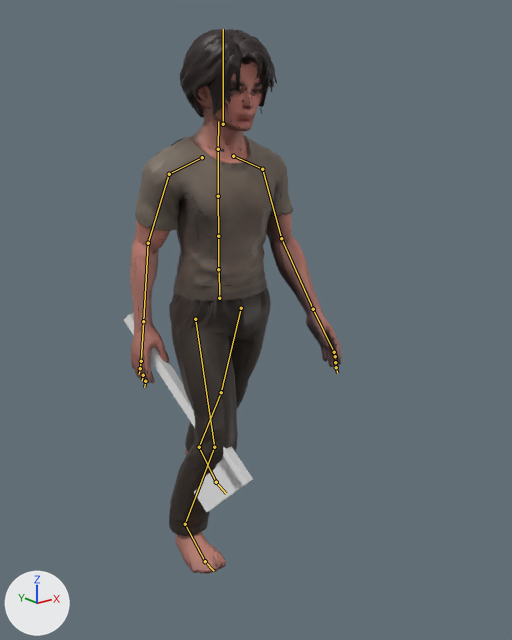
The Blender file Extras/ThorvayneHero_source.blend, before and after one commit.
Before and after are seen from a camera (50 mm lens) standing at (-1.386, -1.907, 1.601) and looking at (0.054, -0.107, 0.881). The axes (+X, +Y, +Z) are drawn at lower left. The lights are the same throughout. The older version comes first. Both versions are drawn at frame 23 of the action 'Walk'; the numbers are the values there. The bones that change, and the others that lie on the model, are drawn over the model as lines.

In view in the first picture: 'Axe', 'HeroMesh'.
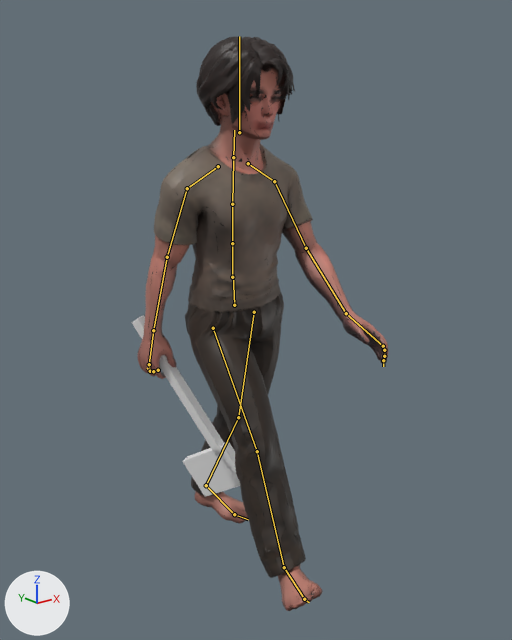
Changed parts and their boxes (x1, y1, x2, y2) in the pictures (512 x 640 px):
'HeroMesh', posed (18% wider)
    before: (130, 29, 342, 574)
    after: (138, 36, 388, 611)
'Axe', posed
    before: (124, 313, 253, 512)
    after: (131, 315, 240, 497)
bone 'mixamorig:Hips', root to tip
    before: (219, 298) to (219, 267)
    after: (234, 305) to (233, 274)
bone 'mixamorig:Spine', root to tip
    before: (218, 269) to (218, 236)
    after: (232, 277) to (232, 243)
bone 'mixamorig:Spine1', root to tip
    before: (218, 236) to (218, 196)
    after: (232, 243) to (232, 204)
bone 'mixamorig:Spine2', root to tip
    before: (218, 196) to (218, 151)
    after: (232, 204) to (233, 159)
bone 'mixamorig:Neck', root to tip
    before: (218, 149) to (218, 121)
    after: (233, 157) to (234, 130)
bone 'mixamorig:Head', root to tip
    before: (223, 124) to (223, 29)
    after: (239, 132) to (239, 36)
bone 'mixamorig:LeftShoulder', root to tip
    before: (233, 156) to (262, 169)
    after: (248, 163) to (274, 181)
bone 'mixamorig:LeftArm', root to tip
    before: (262, 169) to (281, 238)
    after: (274, 181) to (306, 248)
bone 'mixamorig:LeftForeArm', root to tip
    before: (281, 238) to (313, 309)
    after: (306, 248) to (346, 313)
bone 'mixamorig:LeftHand', root to tip
    before: (313, 309) to (334, 352)
    after: (346, 313) to (383, 346)
bone 'mixamorig:LeftHandIndex2', root to tip
    before: (335, 356) to (336, 362)
    after: (384, 350) to (385, 356)
bone 'mixamorig:LeftHandIndex3', root to tip
    before: (335, 362) to (337, 368)
    after: (384, 356) to (384, 362)
bone 'mixamorig:RightShoulder', root to tip
    before: (202, 157) to (169, 174)
    after: (218, 166) to (187, 188)
bone 'mixamorig:RightArm', root to tip
    before: (169, 174) to (148, 243)
    after: (187, 188) to (167, 257)
bone 'mixamorig:RightForeArm', root to tip
    before: (148, 243) to (143, 321)
    after: (167, 257) to (153, 330)
bone 'mixamorig:RightHand', root to tip
    before: (143, 321) to (141, 361)
    after: (153, 330) to (149, 364)
bone 'mixamorig:RightHandIndex1', root to tip
    before: (141, 361) to (140, 368)
    after: (149, 364) to (150, 371)
bone 'mixamorig:RightHandIndex2', root to tip
    before: (140, 368) to (139, 374)
    after: (150, 371) to (147, 368)
bone 'mixamorig:RightHandIndex3', root to tip
    before: (143, 375) to (142, 380)
    after: (153, 371) to (155, 370)
bone 'mixamorig:LeftUpLeg', root to tip
    before: (241, 308) to (221, 392)
    after: (254, 312) to (238, 417)
bone 'mixamorig:LeftLeg', root to tip
    before: (221, 392) to (199, 447)
    after: (238, 417) to (206, 485)
bone 'mixamorig:LeftFoot', root to tip
    before: (199, 447) to (216, 482)
    after: (206, 485) to (234, 514)
bone 'mixamorig:RightUpLeg', root to tip
    before: (195, 319) to (214, 447)
    after: (213, 328) to (257, 451)
bone 'mixamorig:RightLeg', root to tip
    before: (214, 447) to (185, 524)
    after: (257, 451) to (284, 567)
bone 'mixamorig:RightFoot', root to tip
    before: (185, 524) to (205, 561)
    after: (284, 567) to (304, 599)

The edits, one by one:
Bone 'mixamorig:Hips' (bone_mixamorig_hips) moves from (0.0, -0.011, 0.0) to (0.032, -0.033, 0.042).
Bone 'mixamorig:Hips' (bone_mixamorig_hips) turns from (0, 3, 0) to (1, 8, 4) degrees about its own x, y and z.
Bone 'mixamorig:Spine' (bone_mixamorig_spine) turns from (3, -4, 0) to (4, -5, -2) degrees about its own x, y and z.
Bone 'mixamorig:Spine1' (bone_mixamorig_spine1) turns from (0, -4, 0) to (1, -1, 0) degrees about its own x, y and z.
Bone 'mixamorig:Spine2' (bone_mixamorig_spine2) turns from (0, 0, 0) to (1, -1, 0) degrees about its own x, y and z.
Bone 'mixamorig:Neck' (bone_mixamorig_neck) turns from (0, 0, 0) to (-2, 0, 0) degrees about its own x, y and z.
Bone 'mixamorig:Head' (bone_mixamorig_head) turns from (-2, 0, 0) to (-5, -3, -1) degrees about its own x, y and z.
Bone 'mixamorig:LeftShoulder' (bone_mixamorig_leftshoulder) turns from (0, 0, 0) to (10, 3, 7) degrees about its own x, y and z.
Bone 'mixamorig:LeftArm' (bone_mixamorig_leftarm) turns from (29, -10, 9) to (11, 7, 27) degrees about its own x, y and z.
Bone 'mixamorig:LeftForeArm' (bone_mixamorig_leftforearm) turns from (1, 4, 3) to (1, 0, 9) degrees about its own x, y and z.
Bone 'mixamorig:LeftHand' (bone_mixamorig_lefthand) turns from (0, 0, 0) to (-15, -4, 8) degrees about its own x, y and z.
Bone 'mixamorig:LeftHandIndex2' (bone_mixamorig_lefthandindex2) turns from (0, 0, 0) to (19, -1, 2) degrees about its own x, y and z.
Bone 'mixamorig:LeftHandIndex3' (bone_mixamorig_lefthandindex3) turns from (0, 0, 0) to (7, 0, -1) degrees about its own x, y and z.
Bone 'mixamorig:RightShoulder' (bone_mixamorig_rightshoulder) turns from (0, 0, 0) to (6, 0, 2) degrees about its own x, y and z.
Bone 'mixamorig:RightArm' (bone_mixamorig_rightarm) turns from (26, -12, 19) to (23, -7, 17) degrees about its own x, y and z.
Bone 'mixamorig:RightForeArm' (bone_mixamorig_rightforearm) turns from (4, -9, -8) to (0, 0, 5) degrees about its own x, y and z.
Bone 'mixamorig:RightHand' (bone_mixamorig_righthand) turns from (0, 0, 0) to (6, -15, 3) degrees about its own x, y and z.
Bone 'mixamorig:RightHandIndex1' (bone_mixamorig_righthandindex1) turns from (0, 0, 0) to (-14, -6, -16) degrees about its own x, y and z.
Bone 'mixamorig:RightHandIndex2' (bone_mixamorig_righthandindex2) turns from (0, 0, 0) to (77, -15, -15) degrees about its own x, y and z.
Bone 'mixamorig:RightHandIndex3' (bone_mixamorig_righthandindex3) turns from (0, 0, 0) to (-31, -4, -22) degrees about its own x, y and z.
Bone 'mixamorig:LeftUpLeg' (bone_mixamorig_leftupleg) turns from (-22, 2, 0) to (-7, -6, -11) degrees about its own x, y and z.
Bone 'mixamorig:LeftLeg' (bone_mixamorig_leftleg) turns from (-6, 0, 0) to (-15, 8, -2) degrees about its own x, y and z.
Bone 'mixamorig:LeftFoot' (bone_mixamorig_leftfoot) turns from (-7, 1, 0) to (20, 5, 5) degrees about its own x, y and z.
Bone 'mixamorig:RightUpLeg' (bone_mixamorig_rightupleg) turns from (22, 2, 0) to (37, 9, 2) degrees about its own x, y and z.
Bone 'mixamorig:RightLeg' (bone_mixamorig_rightleg) turns from (-41, -3, 1) to (-10, 10, -3) degrees about its own x, y and z.
Bone 'mixamorig:RightFoot' (bone_mixamorig_rightfoot) turns from (21, 3, 0) to (2, 6, -1) degrees about its own x, y and z.
